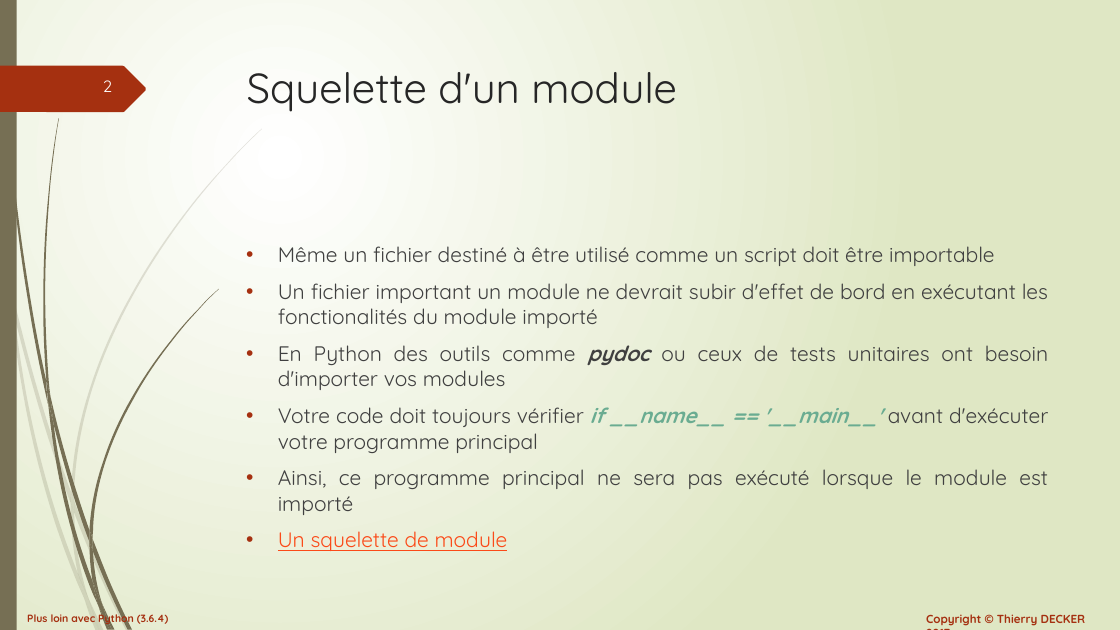
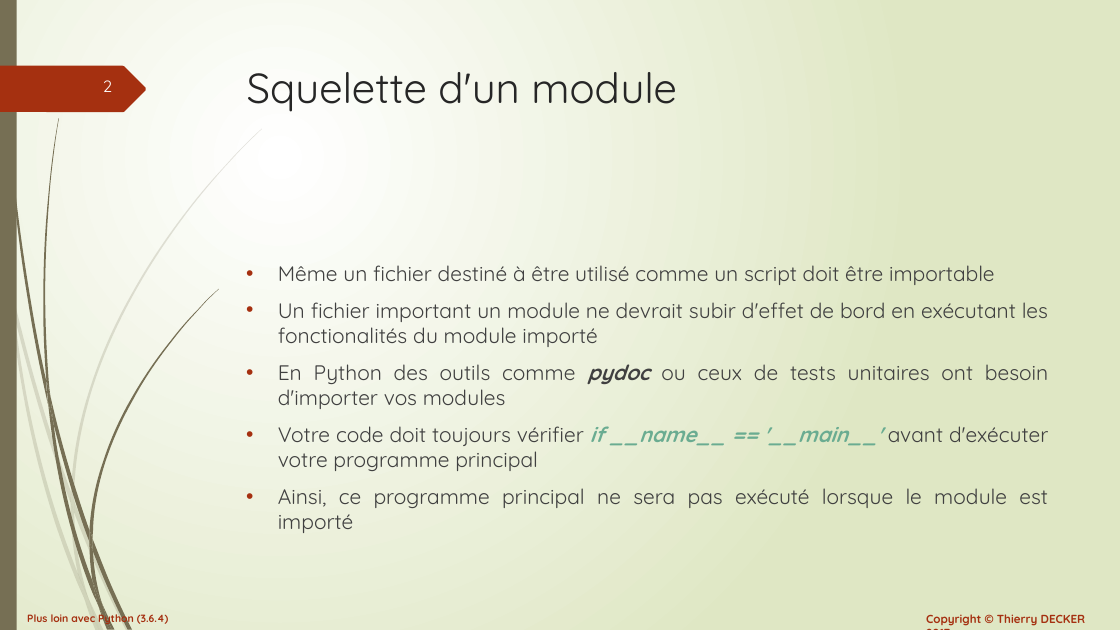
Before and after one commit to VikmanTheRacoon/learning-python, a slide deck: slide 2 of documentations/python-102.pptx. Drawn at 1120x630 pixels with LibreOffice and Linux fonts; fonts in the diff are those of the drawing. Boxes give left, top, right and bottom in pixels: in the first picture for what was removed or moved away, otherwise in the second. Text is boxed around its words. In the diff, an @@ line names an element or a change of style, - is before the commit and + after.

```diff
--- a/documentations/python-102.pptx
+++ b/documentations/python-102.pptx
@@ text at [278,531,508,551]: paragraph removed @@
-• Un squelette de module
```
Also in this commit, not shown: 1 slide added, 1 other file.
